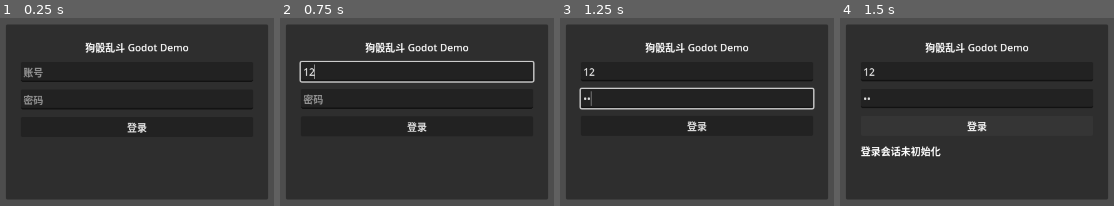
Above: before the commit, frames 1-4 (left to right).
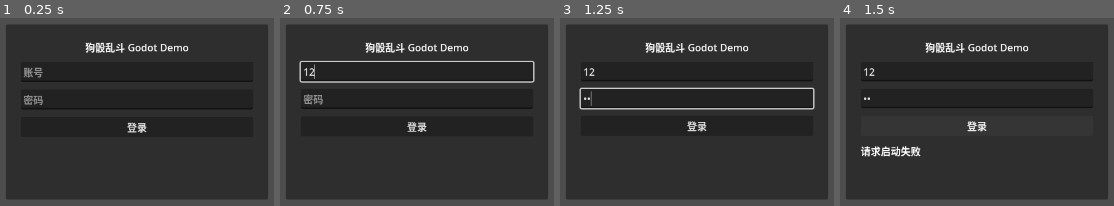
Above: after the commit, the same moments.

Repository: DerecoL/DogFight
Game: Godot game, scene res://scenes/Main.tscn
Same seed, same stepped clock (60 frames per second), same inputs: the game is played once before the commit and once after it.
Inputs (mouse positions are in pixels of both pictures, inside the frame that each line leads up to):
- Up to frame 1 (0.25 s): no input
- Up to frame 2 (0.75 s): click (417, 72) at 0.52 s; type "12" at 0.6 s
- Up to frame 3 (1.25 s): click (697, 98) at 0.75 s; type "12" at 0.83 s
- Up to frame 4 (1.5 s): click "登录" at 1.25 s

Frames 1-3 are identical in both runs. In frame 4, 1.0% of the frame differs, in the area x 7-37%, y 68-74%.
Error before the commit: Parse Error: Cannot infer the type of "active_run" variable because the value doesn't have a set type. (res://scripts/state/GameSession.gd:56)

Commit message:
Add Godot map entry and vertical smoke

Diff:
--- a/godot-client/scripts/api/ApiClient.gd
+++ b/godot-client/scripts/api/ApiClient.gd
@@ -16,7 +16,7 @@
 	var headers := PackedStringArray(["Content-Type: application/json"])
 	if cookie_header.length() > 0:
 		headers.append("Cookie: %s" % cookie_header)
-	var payload := "" if body.is_empty() else JSON.stringify(body)
+	var payload := "" if method == HTTPClient.METHOD_GET and body.is_empty() else JSON.stringify(body)
 	var url := "%s%s" % [base_url, path]
 	request_started.emit(path)
 	var start_error := http.request(url, headers, method, payload)
@@ -31,7 +31,7 @@
 	var bytes: PackedByteArray = response[3]
 	_capture_cookie(response_headers)
 	var text := bytes.get_string_from_utf8()
-	var parsed := JSON.parse_string(text)
+	var parsed = JSON.parse_string(text)
 	var data: Dictionary = parsed if parsed is Dictionary else {}
 	var ok := status >= 200 and status < 300
 	var result := {
--- a/godot-client/scripts/api/ApiTypes.gd
+++ b/godot-client/scripts/api/ApiTypes.gd
@@ -5,15 +5,15 @@
 	return source[key] if source.has(key) else fallback
 
 static func string_value(source: Dictionary, key: String, fallback := "") -> String:
-	var value := dict_value(source, key, fallback)
+	var value = dict_value(source, key, fallback)
 	return str(value) if value != null else fallback
 
 static func int_value(source: Dictionary, key: String, fallback := 0) -> int:
-	var value := dict_value(source, key, fallback)
+	var value = dict_value(source, key, fallback)
 	return int(value) if value != null else fallback
 
 static func array_value(source: Dictionary, key: String) -> Array:
-	var value := dict_value(source, key, [])
+	var value = dict_value(source, key, [])
 	return value if value is Array else []
 
 static func dict_array(source: Dictionary, key: String) -> Array[Dictionary]:
--- a/godot-client/scripts/state/GameSession.gd
+++ b/godot-client/scripts/state/GameSession.gd
@@ -53,7 +53,7 @@
 		return false
 	current_user = response.data.get("user", current_user)
 	user_changed.emit(current_user)
-	var active_run := response.data.get("activeRun", null)
+	var active_run = response.data.get("activeRun", null)
 	if active_run is Dictionary:
 		set_current_run(active_run)
 	return true
@@ -66,12 +66,15 @@
 	if not response.ok:
 		error_raised.emit(str(response.error))
 		return false
-	var run := response.data.get("run", {})
+	var run = response.data.get("run", {})
 	if run is Dictionary and str(run.get("id", "")).length() > 0:
 		set_current_run(run)
 		return true
 	error_raised.emit("创建跑局失败")
 	return false
+
+func select_map_node(node_id: String) -> bool:
+	return await _post_run_action("/map/select", {"nodeId": node_id})
 
 func move_item(item_id: String, area: String, x: int, y: int) -> bool:
 	return await _post_run_action("/items/move", {"itemId": item_id, "area": area, "x": x, "y": y})
@@ -96,10 +99,10 @@
 	if not response.ok:
 		error_raised.emit(str(response.error))
 		return false
-	var run := response.data.get("run", {})
+	var run = response.data.get("run", {})
 	if run is Dictionary and str(run.get("id", "")).length() > 0:
 		set_current_run(run)
-	var battle := response.data.get("battle", {})
+	var battle = response.data.get("battle", {})
 	if battle is Dictionary:
 		battle_started.emit(battle)
 		return true
@@ -117,7 +120,7 @@
 	if not response.ok:
 		error_raised.emit(str(response.error))
 		return false
-	var run := response.data.get("run", {})
+	var run = response.data.get("run", {})
 	if run is Dictionary and str(run.get("id", "")).length() > 0:
 		set_current_run(run)
 		return true
--- a/godot-client/scripts/state/RunStore.gd
+++ b/godot-client/scripts/state/RunStore.gd
@@ -49,6 +49,25 @@
 			result.append(offer.duplicate(true))
 	return result
 
+func map_available_nodes() -> Array[Dictionary]:
+	var map_state = run.get("mapState", {})
+	if not map_state is Dictionary:
+		return []
+	var available_ids: Array = map_state.get("availableNodeIds", [])
+	var nodes: Array = map_state.get("nodes", [])
+	var result: Array[Dictionary] = []
+	for node in nodes:
+		if node is Dictionary and available_ids.has(str(node.get("id", ""))):
+			result.append(node.duplicate(true))
+	result.sort_custom(func(a: Dictionary, b: Dictionary) -> bool:
+		var layer_a := int(a.get("layer", 0))
+		var layer_b := int(b.get("layer", 0))
+		if layer_a != layer_b:
+			return layer_a < layer_b
+		return int(a.get("column", 0)) < int(b.get("column", 0))
+	)
+	return result
+
 func last_battle() -> Dictionary:
-	var battle := run.get("lastBattle", {})
+	var battle = run.get("lastBattle", {})
 	return battle.duplicate(true) if battle is Dictionary else {}
--- a/godot-client/scripts/tests/api_client_smoke.gd
+++ b/godot-client/scripts/tests/api_client_smoke.gd
@@ -31,4 +31,6 @@
 		push_error("ApiTypes.string_value returned wrong value")
 		quit(1)
 		return
+	api.free()
+	node.free()
 	quit(0)
--- a/godot-client/scripts/tests/run_store_smoke.gd
+++ b/godot-client/scripts/tests/run_store_smoke.gd
@@ -29,7 +29,14 @@
 			{"id": "eq-1", "area": "EQUIPMENT", "x": 0, "y": 0}
 		],
 		"shopItems": [{"offerId": "offer-1"}],
-		"lastBattle": {"id": "battle-1", "result": "WIN"}
+		"lastBattle": {"id": "battle-1", "result": "WIN"},
+		"mapState": {
+			"availableNodeIds": ["map-a"],
+			"nodes": [
+				{"id": "map-a", "kind": "SHOP_FIXED", "layer": 0, "column": 0},
+				{"id": "map-b", "kind": "EVENT", "layer": 0, "column": 1}
+			]
+		}
 	}
 	store.set_run(source_run)
 	source_run["gold"] = 99
@@ -68,4 +75,14 @@
 		push_error("RunStore last battle defensive copy failed")
 		quit(1)
 		return
+	var map_nodes: Array[Dictionary] = store.map_available_nodes()
+	if map_nodes.size() != 1 or str(map_nodes[0].get("id", "")) != "map-a":
+		push_error("RunStore map available nodes failed")
+		quit(1)
+		return
+	map_nodes[0]["id"] = "mutated-map-node"
+	if str(store.map_available_nodes()[0].get("id", "")) != "map-a":
+		push_error("RunStore map node defensive copy failed")
+		quit(1)
+		return
 	quit(0)
--- /dev/null
+++ b/godot-client/scripts/tests/vertical_slice_smoke.gd
@@ -0,0 +1,80 @@
+extends SceneTree
+
+const ApiClient := preload("res://scripts/api/ApiClient.gd")
+
+var api: ApiClient
+
+func _init() -> void:
+	_run()
+
+func _run() -> void:
+	api = ApiClient.new()
+	var base_url := OS.get_environment("DOGFIGHT_API_BASE_URL")
+	api.configure(base_url if base_url.length() > 0 else "http://127.0.0.1:4000/api")
+	root.add_child(api)
+	await process_frame
+
+	var account := "godot-smoke-%d" % Time.get_unix_time_from_system()
+	await _expect_ok(await api.post_json("/auth/register", {"account": account, "password": "dogdice"}), "register")
+	await _expect_ok(await api.post_json("/profile/nickname", {"nickname": "Godot烟测"}), "set nickname")
+	var create_response: Dictionary = await _expect_ok(await api.post_json("/runs", {"dogType": "SHIBA", "mode": "CASUAL"}), "create run")
+	var run: Dictionary = _run_from(create_response, "create run")
+	var run_id := str(run.get("id", ""))
+	if run_id.is_empty():
+		_fail("created run did not include id")
+		return
+
+	var node_id := _first_available_node_id(run, "MONSTER_BATTLE")
+	if node_id.is_empty():
+		_fail("created run did not expose an available monster battle map node")
+		return
+	var map_response: Dictionary = await _expect_ok(await api.post_json("/runs/%s/map/select" % run_id, {"nodeId": node_id}), "select map node")
+	run = _run_from(map_response, "select map node")
+	if str(run.get("phase", "")) != "MATCH":
+		_fail("selecting monster map node should enter MATCH")
+		return
+
+	var battle_response: Dictionary = await _expect_ok(await api.post_json("/runs/%s/battle/start" % run_id, {}), "start battle")
+	run = _run_from(battle_response, "start battle")
+	if str(run.get("phase", "")) != "BATTLE":
+		_fail("battle start should enter BATTLE")
+		return
+	var battle = battle_response.get("data", {}).get("battle", {})
+	if not battle is Dictionary or not battle.has("events"):
+		_fail("battle start did not return battle events")
+		return
+
+	var finish_response: Dictionary = await _expect_ok(await api.post_json("/runs/%s/battle/finish" % run_id, {}), "finish battle")
+	run = _run_from(finish_response, "finish battle")
+	if str(run.get("phase", "")) == "BATTLE":
+		_fail("battle finish should leave BATTLE")
+		return
+	print("Godot vertical slice smoke passed: ", run_id)
+	quit(0)
+
+func _expect_ok(response: Dictionary, label: String) -> Dictionary:
+	if not bool(response.get("ok", false)):
+		_fail("%s failed: %s" % [label, str(response.get("error", ""))])
+	return response
+
+func _run_from(response: Dictionary, label: String) -> Dictionary:
+	var data = response.get("data", {})
+	var run = data.get("run", {}) if data is Dictionary else {}
+	if run is Dictionary:
+		return run
+	_fail("%s did not return run" % label)
+	return {}
+
+func _first_available_node_id(run: Dictionary, kind: String) -> String:
+	var map_state = run.get("mapState", {})
+	if not map_state is Dictionary:
+		return ""
+	var available: Array = map_state.get("availableNodeIds", [])
+	for node in map_state.get("nodes", []):
+		if node is Dictionary and available.has(str(node.get("id", ""))) and str(node.get("kind", "")) == kind:
+			return str(node.get("id", ""))
+	return ""
+
+func _fail(message: String) -> void:
+	push_error(message)
+	quit(1)
--- a/godot-client/scripts/ui/RunScreen.gd
+++ b/godot-client/scripts/ui/RunScreen.gd
@@ -75,7 +75,7 @@
 		_render_shop([])
 		_update_action_controls_disabled()
 		return
-	var phase := store.phase()
+	var phase = store.phase()
 	run_label.text = "阶段: %s  回合: %d  金币: %d  胜: %d  负: %d" % [
 		phase,
 		store.round_number(),
@@ -85,7 +85,10 @@
 	]
 	_render_items(equipment_list, store.items_in_area("EQUIPMENT"), "EQUIPMENT")
 	_render_items(bag_list, store.items_in_area("BAG"), "BAG")
-	_render_shop(store.shop_offers())
+	if phase == "MAP":
+		_render_map_nodes(store.map_available_nodes())
+	else:
+		_render_shop(store.shop_offers())
 	action_button.text = _action_label(phase)
 	_update_action_controls_disabled()
 
@@ -138,6 +141,27 @@
 		row.pressed.connect(_on_shop_offer_pressed.bind(str(offer.get("offerId", ""))))
 		shop_list.add_child(row)
 
+func _render_map_nodes(nodes: Array) -> void:
+	_clear_children(shop_list)
+	for node in nodes:
+		if not node is Dictionary:
+			continue
+		var node_id := str(node.get("id", ""))
+		if node_id.is_empty():
+			continue
+		var kind := str(node.get("kind", "UNKNOWN"))
+		var layer := int(node.get("layer", 0))
+		var column := int(node.get("column", 0))
+		var row := Button.new()
+		row.custom_minimum_size = Vector2(0, 44)
+		row.size_flags_horizontal = Control.SIZE_EXPAND_FILL
+		row.disabled = action_in_progress
+		row.clip_text = true
+		row.text_overrun_behavior = TextServer.OVERRUN_TRIM_ELLIPSIS
+		row.text = "地图 %s  L%d-%d" % [kind, layer, column]
+		row.pressed.connect(_on_map_node_pressed.bind(node_id))
+		shop_list.add_child(row)
+
 func _connect_button_once(button: Button, handler: Callable) -> void:
 	if not button.pressed.is_connected(handler):
 		button.pressed.connect(handler)
@@ -183,6 +207,18 @@
 	await session.buy_offer(offer_id, "BAG")
 	_finish_run_action()
 
+func _on_map_node_pressed(node_id: String) -> void:
+	if node_id.is_empty():
+		error_label.text = "地图节点无效"
+		return
+	if session == null or not session.has_method("select_map_node"):
+		error_label.text = "璺戝眬浼氳瘽鏈垵濮嬪寲"
+		return
+	if not _begin_run_action():
+		return
+	await session.select_map_node(node_id)
+	_finish_run_action()
+
 func _on_sell_selected_pressed() -> void:
 	if not _has_selected_item():
 		return
@@ -215,7 +251,7 @@
 		return
 	if not _begin_run_action():
 		return
-	var phase := store.phase()
+	var phase = store.phase()
 	if phase == "PREP" and session.has_method("match_battle"):
 		await session.match_battle()
 	elif phase == "MATCH" and session.has_method("start_battle"):
Not shown, changed: godot-client/README.md
